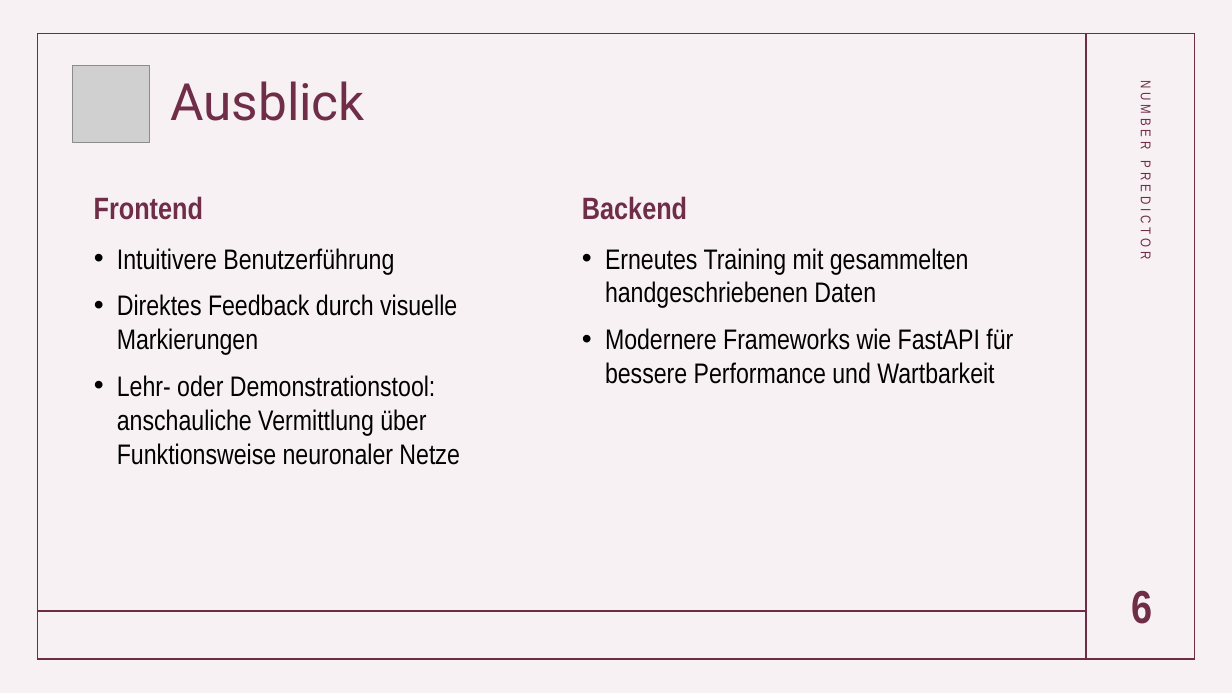
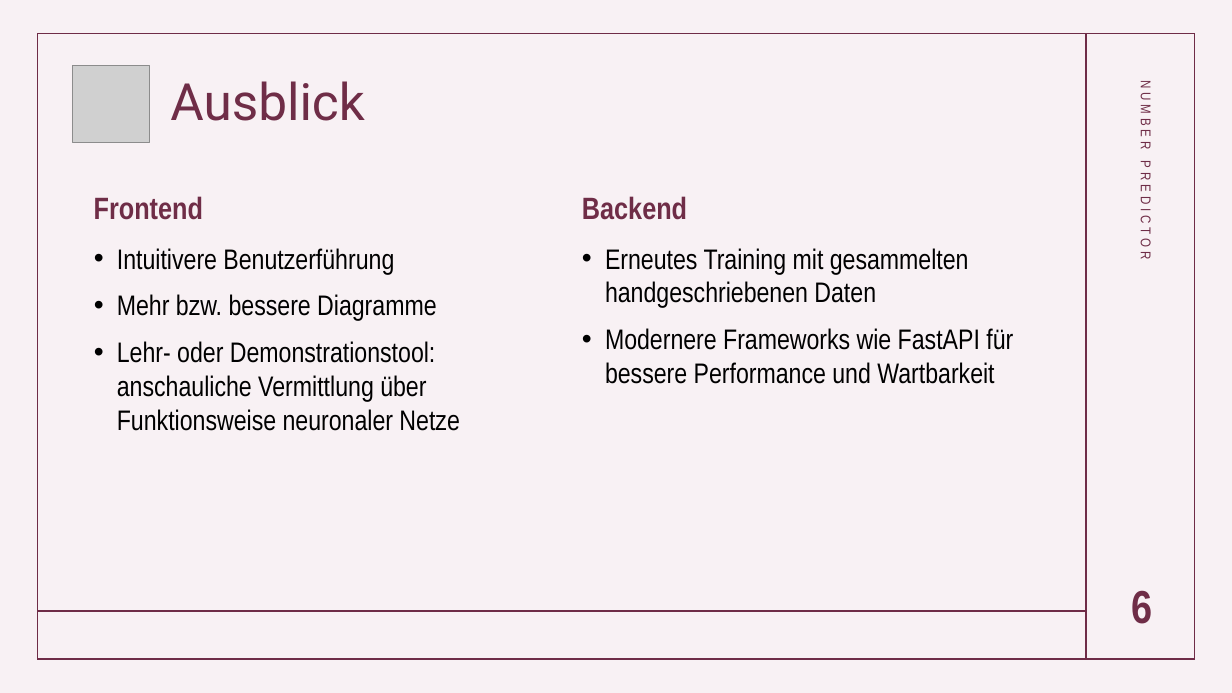
Before and after one commit to AimeeElaineGrundei/project_dski_mnist_dataset, a slide deck: slide 6 of project_documentation/presentation_project_dski.pptx. Drawn at 1232x693 pixels with LibreOffice and Linux fonts; fonts in the diff are those of the drawing; grey boxes stand for pictures. Boxes give left, top, right and bottom in pixels: in the first picture for what was removed or moved away, otherwise in the second. Text is boxed around its words. In the diff, an @@ line names an element or a change of style, - is before the commit and + after.

Commit message:
doku

```diff
--- a/project_documentation/presentation_project_dski.pptx
+++ b/project_documentation/presentation_project_dski.pptx
@@ text at (117,294,436,321): text changed @@
-• Direktes Feedback durch visuelle Markierungen
+• Mehr bzw. bessere Diagramme
```
